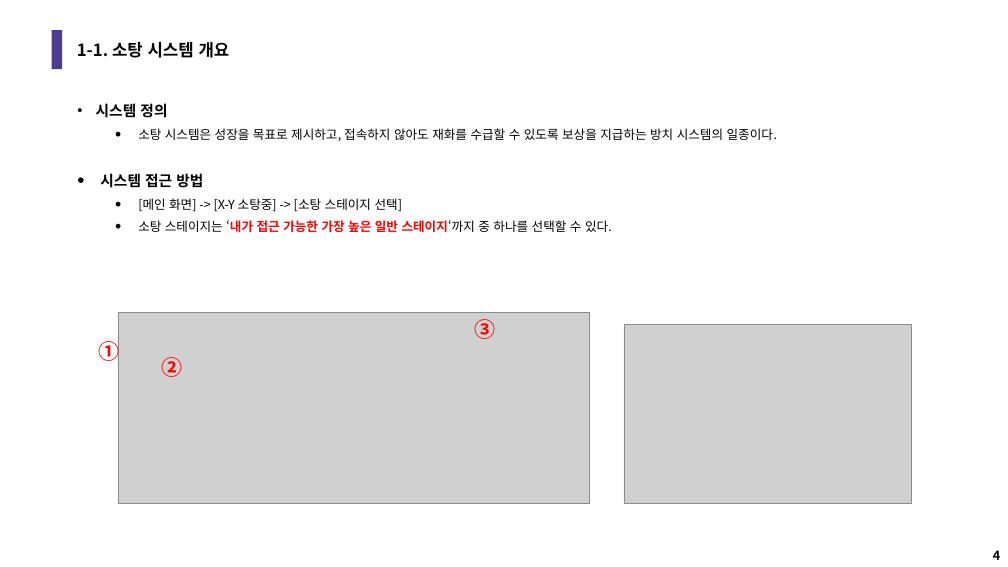
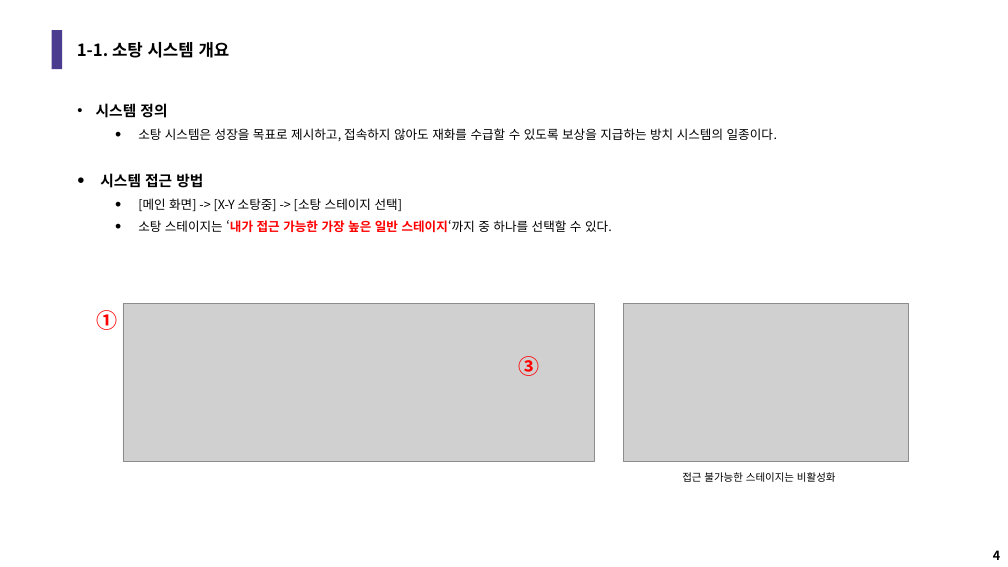
Before and after one commit to LuBly/Team_Pearl, a slide deck: slide 4 of GameDesign/팀펄_소탕시스템기획.pptx. Drawn at 1008x567 pixels with LibreOffice and Linux fonts; fonts in the diff are those of the drawing; grey boxes stand for pictures. Boxes give left, top, right and bottom in pixels: in the first picture for what was removed or moved away, otherwise in the second. Text is boxed around its words. In the diff, an @@ line names an element or a change of style, - is before the commit and + after.

```diff
--- a/GameDesign/팀펄_소탕시스템기획.pptx
+++ b/GameDesign/팀펄_소탕시스템기획.pptx
@@ text "①" rewrapped from box(99, 338, 120, 364) to box(96, 310, 117, 330) @@
@@ picture: place and size @@
-picture at box(118, 312, 590, 504)
+picture at box(123, 303, 595, 461)
@@ picture: place and size @@
-picture at box(624, 324, 911, 504)
+picture at box(624, 303, 908, 461)
@@ text removed at box(162, 357, 183, 377) @@
-②
@@ text "③": place and size @@
-text "③" at box(475, 319, 496, 339)
+text "③" at box(519, 356, 540, 376)
@@ text added at box(682, 472, 836, 482), 10 pt, text #000000 @@
+접근 불가능한 스테이지는 비활성화
```
Also in this commit, not shown: 7 other files.
